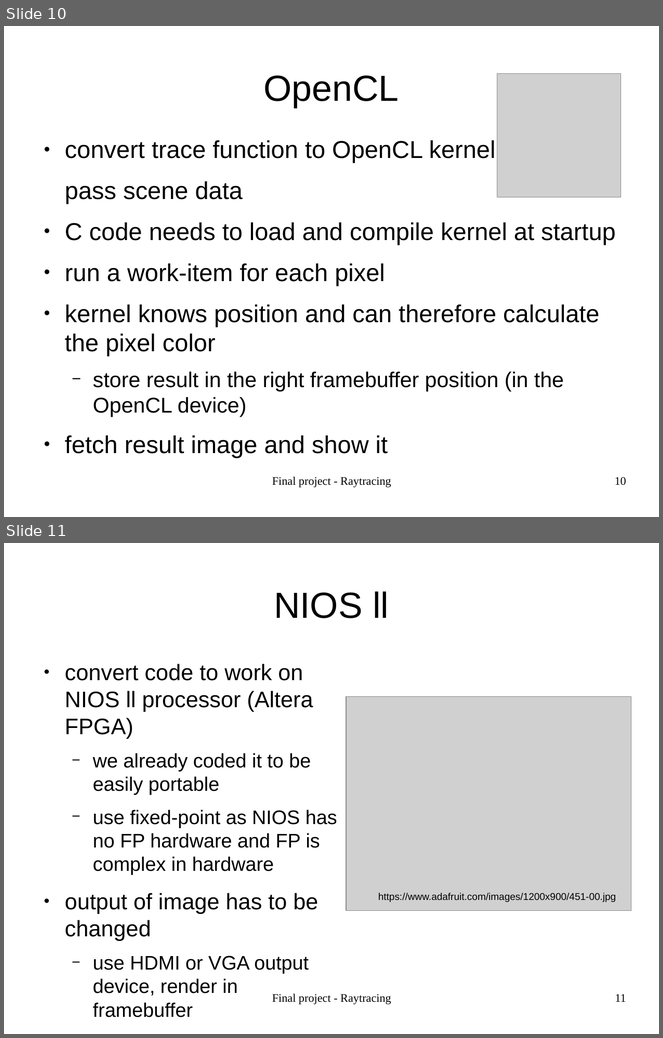
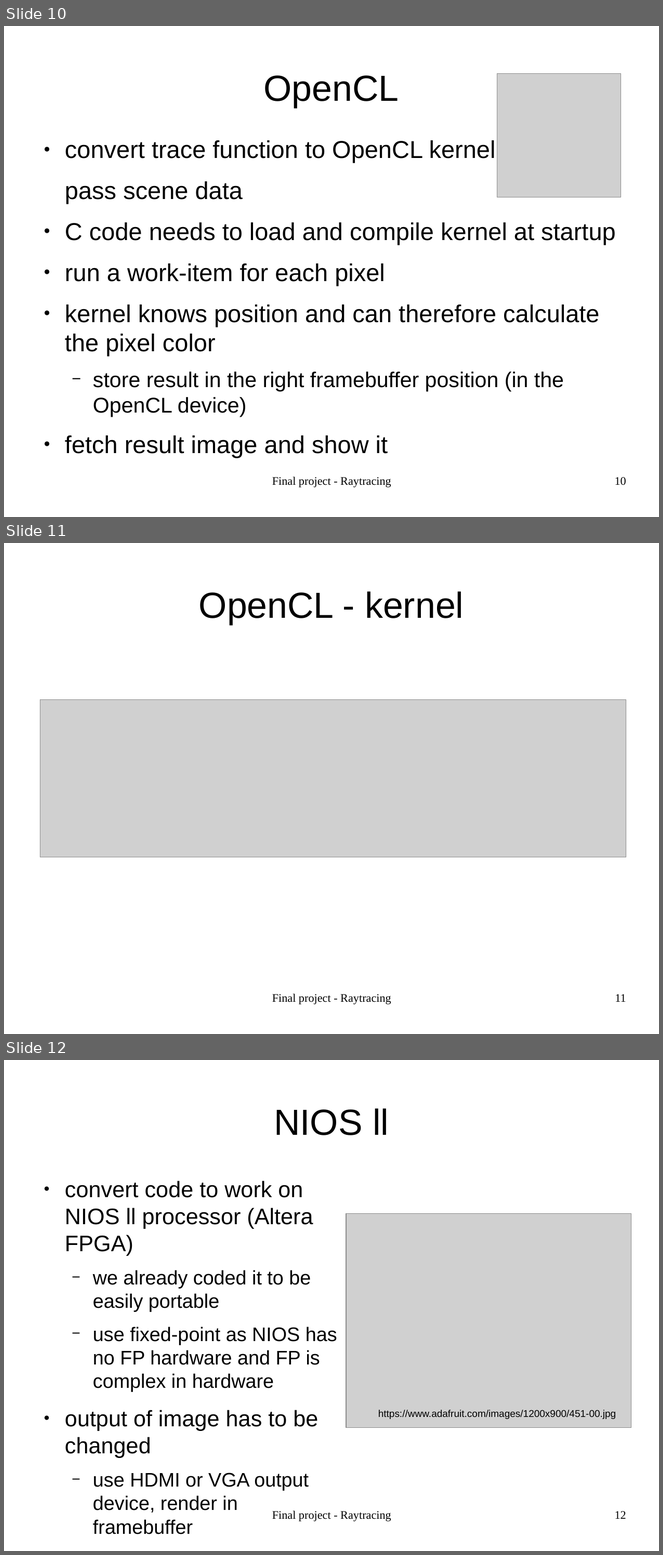
Before and after one commit to carstenbru/eece528_final, a slide deck: presentation/EECE528_project.odp. Shown one above the other, each under a label of ours: slides 10 and 11 before the commit, slides 10, 11 and 12 after it. The pictures are 663x1038 and 663x1555 pixels, drawn with LibreOffice and Linux fonts; fonts in the diff are those of the drawing; grey boxes stand for pictures. Boxes give left, top, right and bottom in pixels: in the first picture for what was removed or moved away, otherwise in the second. Text is boxed around its words. In the diff, an @@ line names an element or a change of style, - is before the commit and + after.

```diff
--- a/presentation/EECE528_project.odp
+++ b/presentation/EECE528_project.odp
@@ slide 11 added at (4,543,659,1034), background #FFFFFF @@
@@ title added at (199,591,464,625), 44 pt, text #000000 @@
+OpenCL - kernel
@@ picture added at (40,700,626,858) @@
@@ text added at (272,994,391,1005), 14 pt, text #000000 @@
+Final project - Raytracing
@@ page number added at (615,994,626,1002), 14 pt, text #000000 @@
+11
@@ what was slide 11 is now slide 12 @@
@@ page number at (615,1511,626,1519): text changed @@
-11
+12
```
Also in this commit, not shown: 1 slide changed, 1 other slide added, 2 other files.
